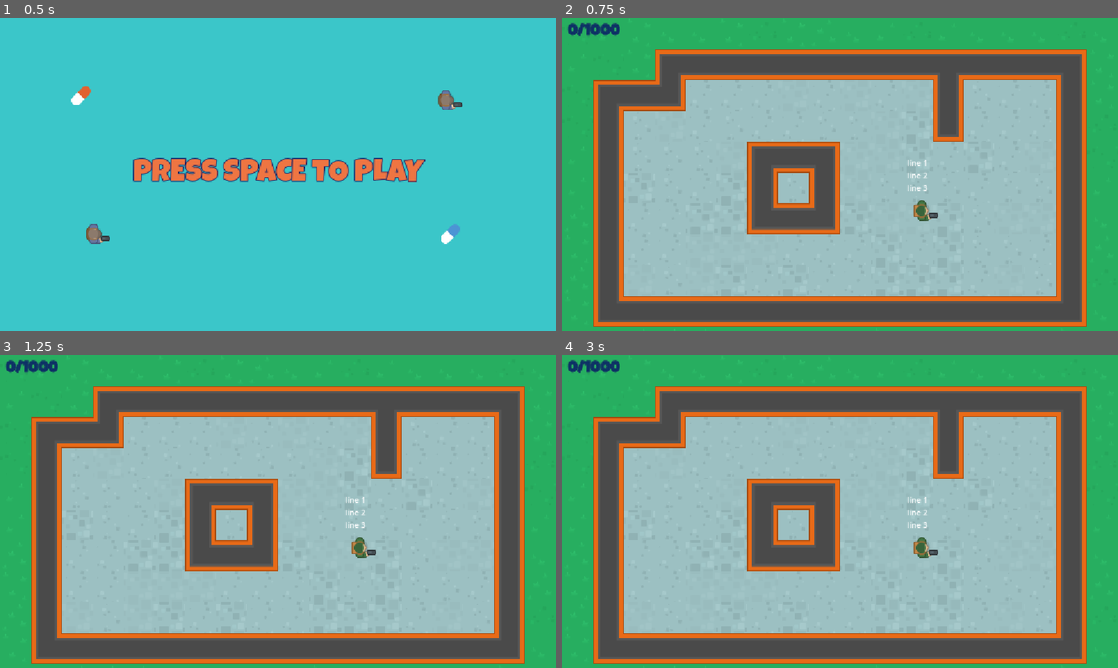
Above: before the commit, frames 1-4 (two rows, left to right).
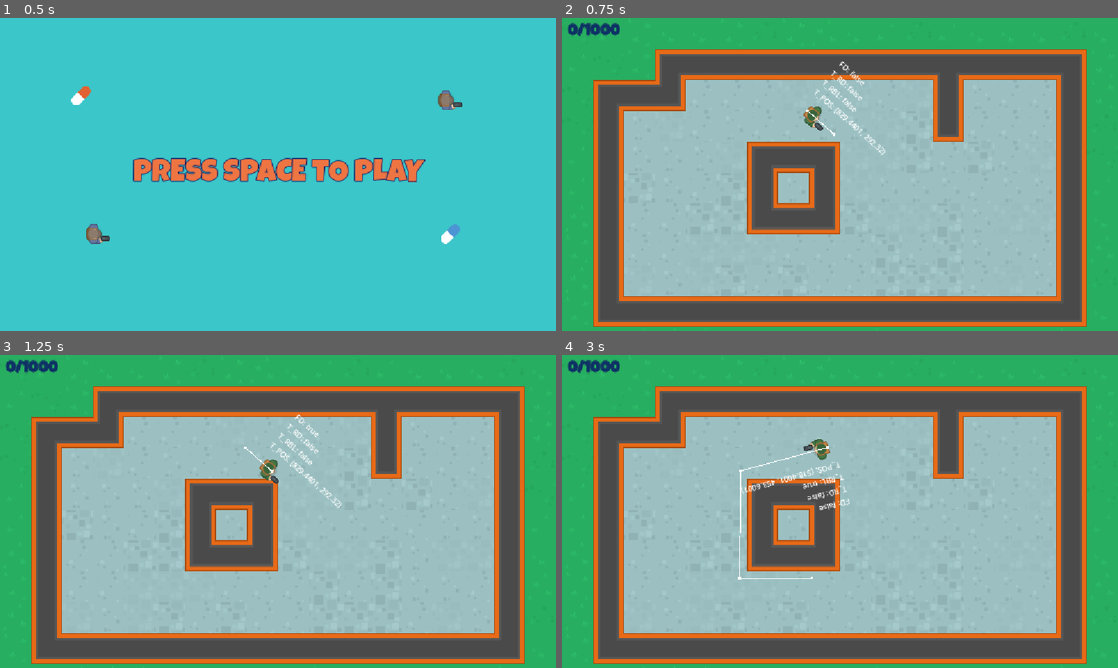
Above: after the commit, the same moments.

Repository: Mathorga/godot_training
Game: Godot game, scene res://scenes/main/main.tscn
The game is run twice, just before and just after one commit, with the same random seed, the same clock (stepped at 60 frames per second) and the same inputs.
Inputs (mouse positions are in pixels of both pictures, inside the frame that each line leads up to):
- Up to frame 1 (0.5 s): no input
- Up to frame 2 (0.75 s): tap Space at 0.5 s; move the mouse to (962, 158) at 0.52 s; click (962, 158) at 0.6 s
- Up to frame 3 (1.25 s): tap Enter (ui_accept) at 0.77 s
- Up to frame 4 (3 s): move the mouse to (728, 527) at 1.27 s; click (728, 527) at 1.35 s; tap Enter (ui_accept) at 1.52 s; move the mouse to (895, 442) at 2.02 s; click (895, 442) at 2.1 s; move the mouse to (812, 574) at 2.77 s; click (812, 574) at 2.85 s

Frame 1 is identical in both runs. In frame 2, 0.8% of the frame differs, in the area x 43-68%, y 13-65%; in frame 3, 0.8%; in frame 4, 1.0%, in the area x 31-68%, y 26-72%.

Commit message:
Started pathfinding

Diff:
--- a/do-not-mind-me/project.godot
+++ b/do-not-mind-me/project.godot
@@ -24,6 +24,14 @@
 
 window/stretch/mode="canvas_items"
 
+[input]
+
+set_target={
+"deadzone": 0.2,
+"events": [Object(InputEventMouseButton,"resource_local_to_scene":false,"resource_name":"","device":-1,"window_id":0,"alt_pressed":false,"shift_pressed":false,"ctrl_pressed":false,"meta_pressed":false,"button_mask":1,"position":Vector2(234, 16),"global_position":Vector2(243, 64),"factor":1.0,"button_index":1,"canceled":false,"pressed":true,"double_click":false,"script":null)
+]
+}
+
 [physics]
 
 3d/physics_engine="Jolt Physics"
--- a/do-not-mind-me/resources/level_tiles.tres
+++ b/do-not-mind-me/resources/level_tiles.tres
@@ -66,21 +66,25 @@
 0:0/0 = 0
 0:0/0/terrain_set = 0
 0:0/0/terrain = 0
+0:0/0/physics_layer_0/polygon_0/points = PackedVector2Array(-32, -32, 32, -32, 32, 32, -32, 32)
 0:0/0/terrains_peering_bit/right_side = 0
 0:0/0/terrains_peering_bit/bottom_side = 0
 1:0/0 = 0
 1:0/0/terrain_set = 0
 1:0/0/terrain = 0
+1:0/0/physics_layer_0/polygon_0/points = PackedVector2Array(-32, -32, 32, -32, 32, 32, -32, 32)
 1:0/0/terrains_peering_bit/bottom_side = 0
 1:0/0/terrains_peering_bit/left_side = 0
 2:0/0 = 0
 2:0/0/terrain_set = 0
 2:0/0/terrain = 0
+2:0/0/physics_layer_0/polygon_0/points = PackedVector2Array(-32, -32, 32, -32, 32, 32, -32, 32)
 2:0/0/terrains_peering_bit/right_side = 0
 2:0/0/terrains_peering_bit/left_side = 0
 3:0/0 = 0
 3:0/0/terrain_set = 0
 3:0/0/terrain = 0
+3:0/0/physics_layer_0/polygon_0/points = PackedVector2Array(-32, -32, 32, -32, 32, 32, -32, 32)
 3:0/0/terrains_peering_bit/right_side = 0
 3:0/0/terrains_peering_bit/bottom_side = 0
 3:0/0/terrains_peering_bit/left_side = 0
@@ -88,42 +92,50 @@
 0:1/0 = 0
 0:1/0/terrain_set = 0
 0:1/0/terrain = 0
+0:1/0/physics_layer_0/polygon_0/points = PackedVector2Array(-32, -32, 32, -32, 32, 32, -32, 32)
 0:1/0/terrains_peering_bit/right_side = 0
 0:1/0/terrains_peering_bit/left_side = 0
 0:1/0/terrains_peering_bit/top_side = 0
 1:1/0 = 0
 1:1/0/terrain_set = 0
 1:1/0/terrain = 0
+1:1/0/physics_layer_0/polygon_0/points = PackedVector2Array(-32, -32, 32, -32, 32, 32, -32, 32)
 1:1/0/terrains_peering_bit/left_side = 0
 2:1/0 = 0
 2:1/0/terrain_set = 0
 2:1/0/terrain = 0
+2:1/0/physics_layer_0/polygon_0/points = PackedVector2Array(-32, -32, 32, -32, 32, 32, -32, 32)
 2:1/0/terrains_peering_bit/top_side = 0
 3:1/0 = 0
 3:1/0/terrain_set = 0
 3:1/0/terrain = 0
+3:1/0/physics_layer_0/polygon_0/points = PackedVector2Array(-32, -32, 32, -32, 32, 32, -32, 32)
 3:1/0/terrains_peering_bit/right_side = 0
 3:1/0/terrains_peering_bit/top_side = 0
 4:1/0 = 0
 0:2/0 = 0
 0:2/0/terrain_set = 0
 0:2/0/terrain = 0
+0:2/0/physics_layer_0/polygon_0/points = PackedVector2Array(-32, -32, 32, -32, 32, 32, -32, 32)
 0:2/0/terrains_peering_bit/left_side = 0
 0:2/0/terrains_peering_bit/top_side = 0
 1:2/0 = 0
 1:2/0/terrain_set = 0
 1:2/0/terrain = 0
+1:2/0/physics_layer_0/polygon_0/points = PackedVector2Array(-32, -32, 32, -32, 32, 32, -32, 32)
 1:2/0/terrains_peering_bit/bottom_side = 0
 1:2/0/terrains_peering_bit/top_side = 0
 2:2/0 = 0
 2:2/0/terrain_set = 0
 2:2/0/terrain = 0
+2:2/0/physics_layer_0/polygon_0/points = PackedVector2Array(-32, -32, 32, -32, 32, 32, -32, 32)
 2:2/0/terrains_peering_bit/right_side = 0
 2:2/0/terrains_peering_bit/bottom_side = 0
 2:2/0/terrains_peering_bit/top_side = 0
 3:2/0 = 0
 3:2/0/terrain_set = 0
 3:2/0/terrain = 0
+3:2/0/physics_layer_0/polygon_0/points = PackedVector2Array(-32, -32, 32, -32, 32, 32, -32, 32)
 3:2/0/terrains_peering_bit/bottom_side = 0
 3:2/0/terrains_peering_bit/left_side = 0
 3:2/0/terrains_peering_bit/top_side = 0
@@ -131,14 +143,17 @@
 0:3/0 = 0
 0:3/0/terrain_set = 0
 0:3/0/terrain = 0
+0:3/0/physics_layer_0/polygon_0/points = PackedVector2Array(-32, -32, 32, -32, 32, 32, -32, 32)
 0:3/0/terrains_peering_bit/bottom_side = 0
 1:3/0 = 0
 1:3/0/terrain_set = 0
 1:3/0/terrain = 0
+1:3/0/physics_layer_0/polygon_0/points = PackedVector2Array(-32, -32, 32, -32, 32, 32, -32, 32)
 1:3/0/terrains_peering_bit/right_side = 0
 2:3/0 = 0
 2:3/0/terrain_set = 0
 2:3/0/terrain = 0
+2:3/0/physics_layer_0/polygon_0/points = PackedVector2Array(-32, -32, 32, -32, 32, 32, -32, 32)
 2:3/0/terrains_peering_bit/right_side = 0
 2:3/0/terrains_peering_bit/bottom_side = 0
 2:3/0/terrains_peering_bit/left_side = 0
@@ -146,10 +161,12 @@
 3:3/0 = 0
 3:3/0/terrain_set = 0
 3:3/0/terrain = 0
+3:3/0/physics_layer_0/polygon_0/points = PackedVector2Array(-32, -32, 32, -32, 32, 32, -32, 32)
 4:3/0 = 0
 
 [resource]
 tile_size = Vector2i(64, 64)
+physics_layer_0/collision_layer = 1
 terrain_set_0/mode = 2
 terrain_set_0/terrain_0/name = "walls"
 terrain_set_0/terrain_0/color = Color(0.5, 0.34375, 0.25, 1)
--- a/do-not-mind-me/scenes/game_ui/game_ui.tscn
+++ b/do-not-mind-me/scenes/game_ui/game_ui.tscn
@@ -10,6 +10,7 @@
 anchor_bottom = 1.0
 grow_horizontal = 2
 grow_vertical = 2
+mouse_filter = 2
 script = ExtResource("1_1i64n")
 
 [node name="MarginContainer" type="MarginContainer" parent="." unique_id=1192460927]
--- a/do-not-mind-me/scenes/level/level.tscn
+++ b/do-not-mind-me/scenes/level/level.tscn
@@ -36,4 +36,4 @@
 navigation_polygon = SubResource("NavigationPolygon_nbgty")
 
 [node name="NPC" parent="." unique_id=1394987986 instance=ExtResource("3_i166f")]
-position = Vector2(744, 399)
+position = Vector2(509, 192)
--- /dev/null
+++ b/do-not-mind-me/scenes/npc/npc.gd
@@ -0,0 +1,36 @@
+extends CharacterBody2D
+class_name NPC
+
+const SPEED: float = 100.0
+
+@onready var debug_label: Label = $DebugLabel
+@onready var nav_agent: NavigationAgent2D = $NavAgent
+
+func _unhandled_input(_event: InputEvent) -> void:
+	if Input.is_action_just_pressed("set_target"):
+		nav_agent.target_position = get_global_mouse_position()
+
+func _ready() -> void:
+	pass
+
+func _physics_process(_delta: float) -> void:
+	_set_label()
+
+	_navigate()
+
+	move_and_slide()
+
+func _navigate() -> void:
+	if nav_agent.is_navigation_finished(): return
+
+	var next_pos: Vector2 = nav_agent.get_next_path_position()
+	rotation = global_position.direction_to(next_pos).angle()
+	velocity = transform.x * SPEED
+
+func _set_label() -> void:
+	var label_content: String = ""
+	label_content += "FD: %s\n" % nav_agent.is_navigation_finished()
+	label_content += "T_RD: %s\n" % nav_agent.is_target_reached()
+	label_content += "T_RBL: %s\n" % nav_agent.is_target_reachable()
+	label_content += "T_POS: %s\n" % nav_agent.target_position
+	debug_label.text = label_content
--- a/do-not-mind-me/scenes/npc/npc.tscn
+++ b/do-not-mind-me/scenes/npc/npc.tscn
@@ -1,20 +1,23 @@
 [gd_scene format=3 uid="uid://ctt2xms8fju1e"]
 
+[ext_resource type="Script" uid="uid://dr2s4je5vgicw" path="res://scenes/npc/npc.gd" id="1_pcwmf"]
 [ext_resource type="Texture2D" uid="uid://q174j11thtnv" path="res://assets/images/soldier1_gun.png" id="1_sspvn"]
 
 [sub_resource type="CircleShape2D" id="CircleShape2D_sspvn"]
 radius = 20.0
 
 [node name="NPC" type="CharacterBody2D" unique_id=1394987986]
+script = ExtResource("1_pcwmf")
 
 [node name="DebugLabel" type="Label" parent="." unique_id=1606679097]
 offset_left = -29.0
-offset_top = -111.0
+offset_top = -131.0
 offset_right = 13.0
-offset_bottom = -36.0
+offset_bottom = -30.0
 text = "line 1
 line 2
-line 3"
+line 3
+line 4"
 
 [node name="Sprite2D" type="Sprite2D" parent="." unique_id=1795471250]
 texture = ExtResource("1_sspvn")
@@ -25,3 +28,6 @@
 
 [node name="NavAgent" type="NavigationAgent2D" parent="." unique_id=706042698]
 debug_enabled = true
+debug_use_custom = true
+debug_path_custom_point_size = 5.0
+debug_path_custom_line_width = 2.0
Not shown, added: do-not-mind-me/scenes/npc/npc.gd.uid
